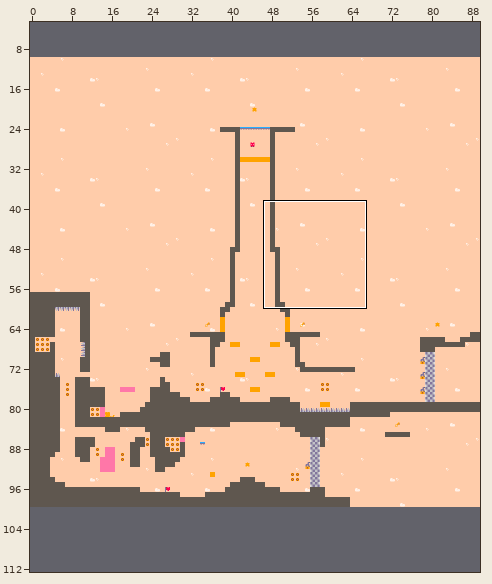
Tiled map (JSON): assets/tilemaps/openLevel.tmj. The picture above shows the old version from afar; the outline marks the close-up.
Close-up. Before:
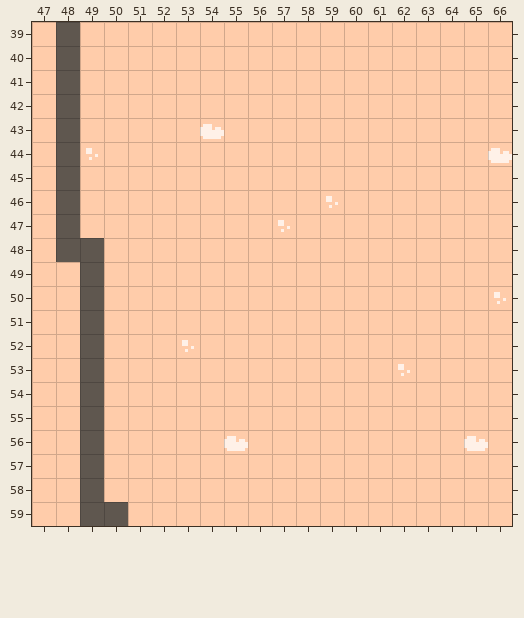
Cells are 8x8 px. Shown: x 47..66, y 39..59. The commit also changed other parts of the map, which this record leaves out. The old version is drawn lined up with the new one.
After the commit:
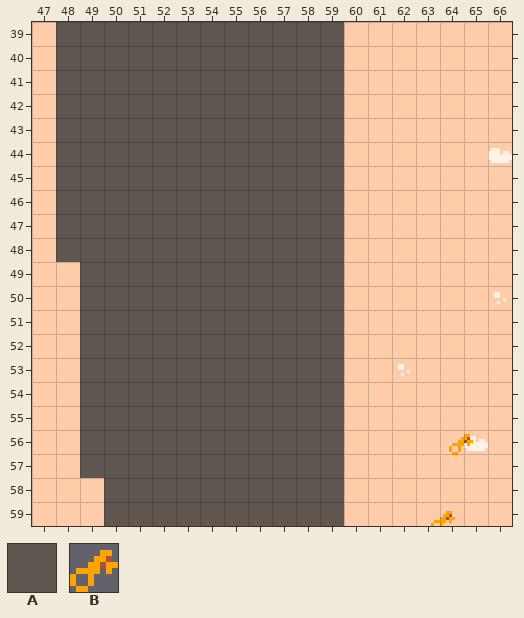
Key: from "Pico-8-Platformer": A 2, B 66.
_ is an empty cell.
Objects are placed by their top-left corner, in cells (3,4 is the top-left corner of cell 3,4); size is 1x1 cell unless given.
Tiles replaced or removed in this view: A.
Difference:
Changed rows in their new state; . is an unchanged cell.
map size 90x90 -> 90x140 cells (old content now starts at 0,10; both pictures use the new coordinates)
Layer "Terrain":
first column x 49:
39 AAAAAAAAAAA
40 AAAAAAAAAAA
41 AAAAAAAAAAA
42 AAAAAAAAAAA
43 AAAAAAAAAAA
44 AAAAAAAAAAA
45 AAAAAAAAAAA
46 AAAAAAAAAAA
47 AAAAAAAAAAA
48 .AAAAAAAAAA
49 .AAAAAAAAAA
50 .AAAAAAAAAA
51 .AAAAAAAAAA
52 .AAAAAAAAAA
53 .AAAAAAAAAA
54 .AAAAAAAAAA
55 .AAAAAAAAAA
56 .AAAAAAAAAA
57 .AAAAAAAAAA
58 _AAAAAAAAAA
59 _.AAAAAAAAA
Layer "Objects":
changed: outside this view -> B "Key2" at 64.4,56
changed: outside this view -> B "Key3" at 63.6,59.3
Pixel boxes of the changes (left, top, right, bottom) in both close-ups:
changed: (80, 22, 344, 526)
new place: (449, 434, 473, 455)
new place: (431, 511, 455, 526)
